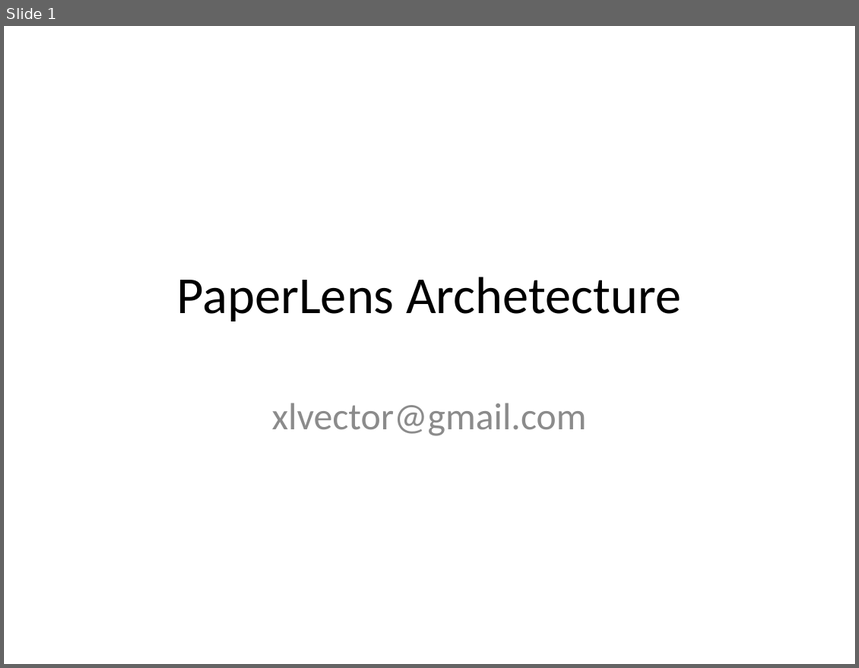
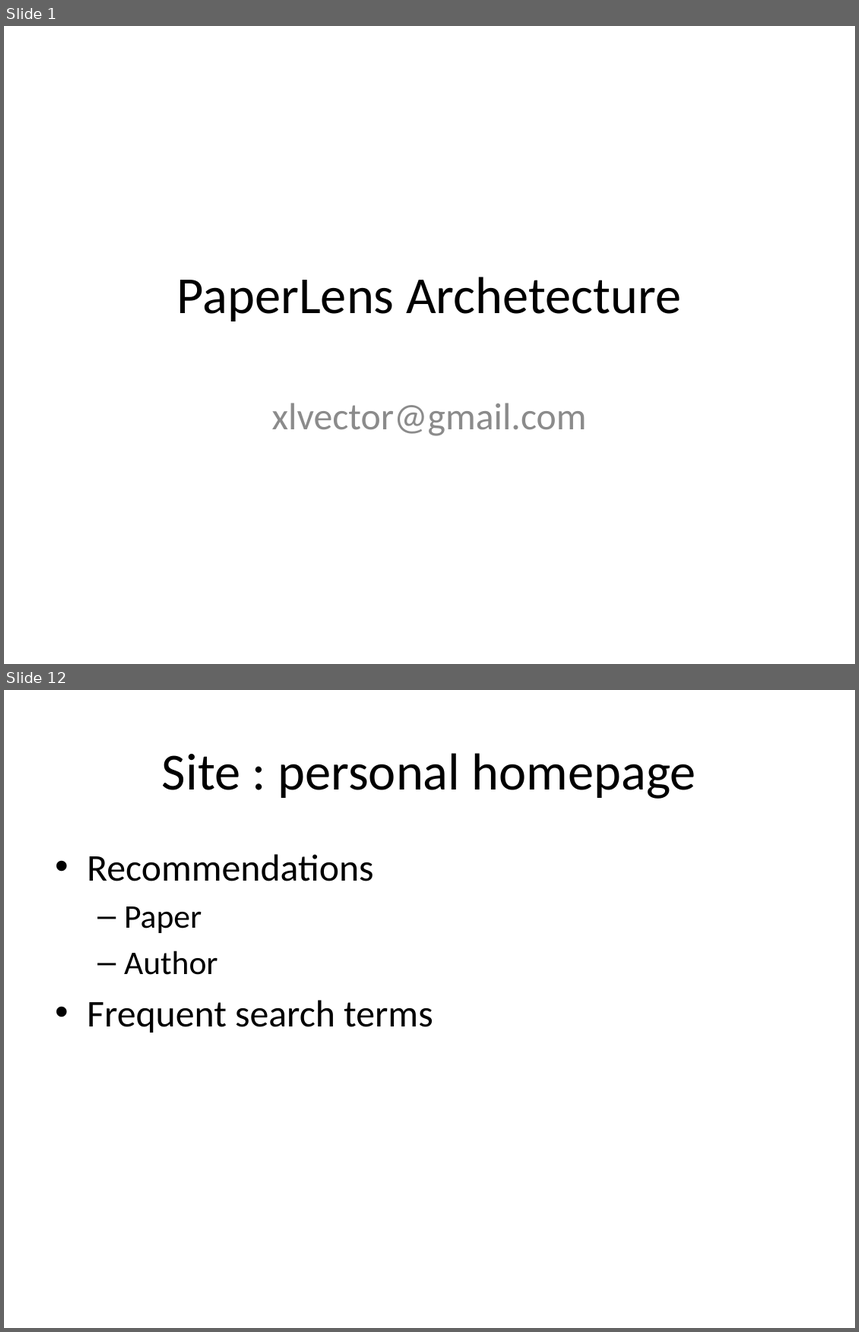
Before and after one commit to amumu-dev/paperlens, a slide deck: doc/PPT/PaperLens Archetecture.pptx. Shown one above the other, each under a label of ours: slide 1 before the commit, slides 1 and 12 after it; the slides between them are not shown. The pictures are 859x668 and 859x1332 pixels, drawn with LibreOffice and Linux fonts; fonts in the diff are those of the drawing. Boxes give left, top, right and bottom in pixels: in the first picture for what was removed or moved away, otherwise in the second. Text is boxed around its words. In the diff, an @@ line names an element or a change of style, - is before the commit and + after.

```diff
--- a/doc/PPT/PaperLens Archetecture.pptx
+++ b/doc/PPT/PaperLens Archetecture.pptx
@@ slide 12 added at bbox=[4, 690, 855, 1328], background #FFFFFF @@
@@ title added at bbox=[162, 753, 696, 799], 44 pt, text #000000 @@
+Site : personal homepage
@@ text added at bbox=[87, 854, 433, 1033], 32 pt, text #000000 @@
+• Recommendations
+  – Paper
+  – Author
+• Frequent search terms
```
Also in this commit, not shown: 10 other slides added.
